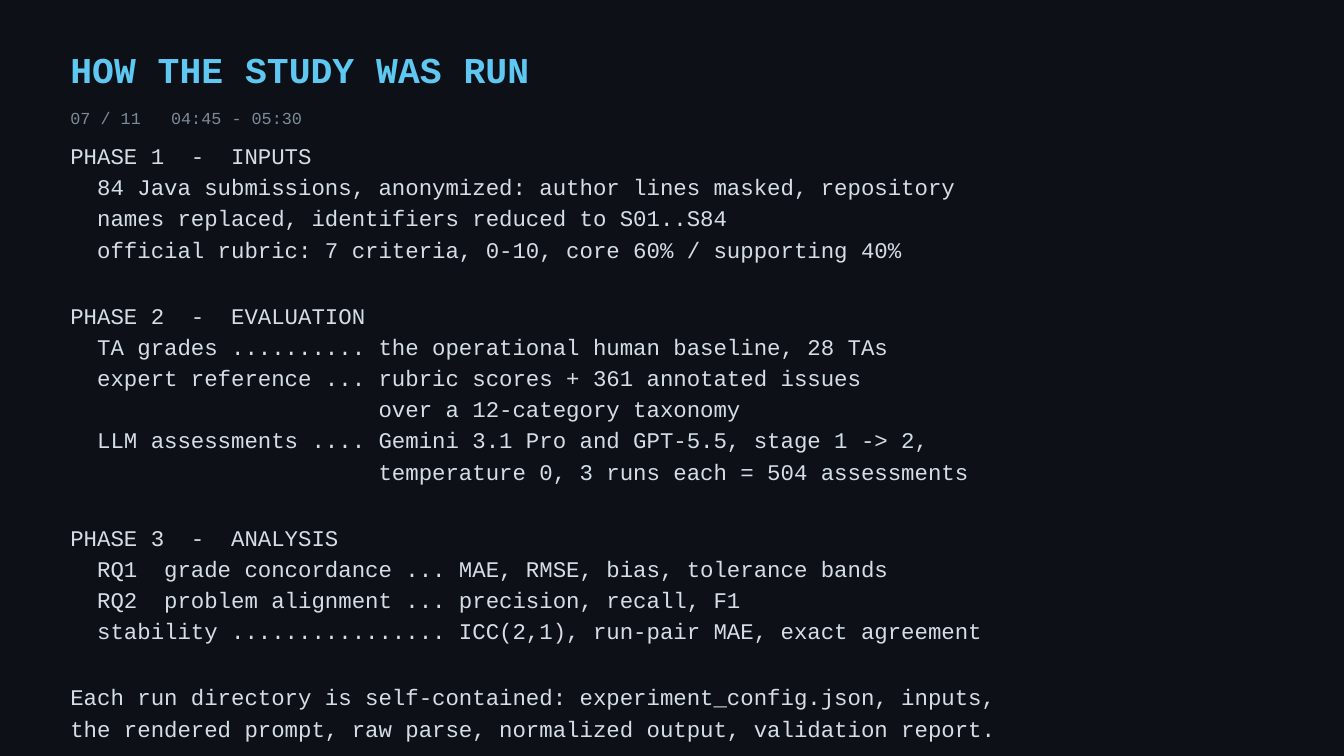
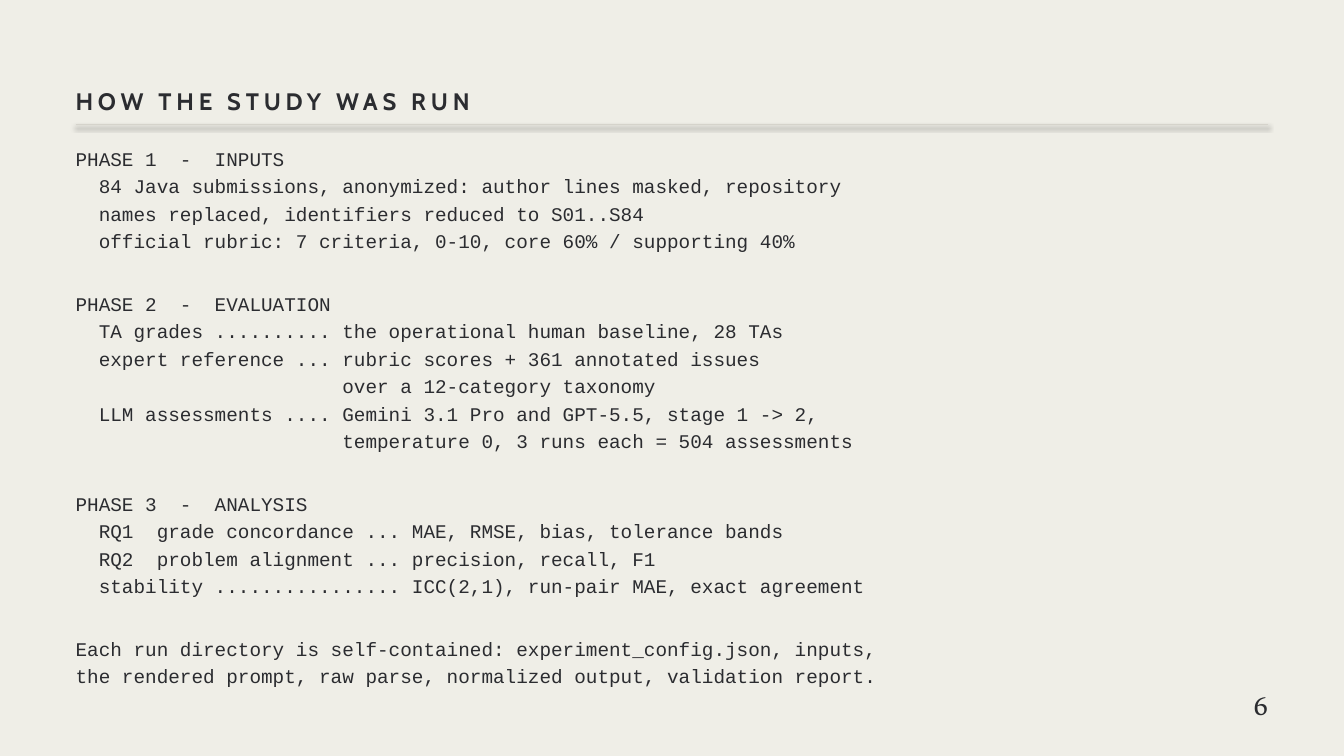
Before and after one commit to elipcs/grading-is-easy-feedback-is-hard, a slide deck: slide 7 of docs/presentation/slides.pptx. Drawn at 1344x756 pixels with LibreOffice and Linux fonts; fonts in the diff are those of the drawing. Boxes give left, top, right and bottom in pixels: in the first picture for what was removed or moved away, otherwise in the second. Text is boxed around its words. In the diff, an @@ line names an element or a change of style, - is before the commit and + after.

```diff
--- a/docs/presentation/slides.pptx
+++ b/docs/presentation/slides.pptx
@@ background #0D1117 to #EFEEE7 @@
@@ text "HOW THE STUDY WAS RUN": place and size @@
-text "HOW THE STUDY WAS RUN" at (70,58,530,84)
+text "HOW THE STUDY WAS RUN" at (76,93,469,111)
@@ text "HOW THE STUDY WAS RUN" at (76,93,469,111): size 26 to 17 pt, font Courier New to Cabin, text colour #5EC8F2 to #2B2C30, letter spacing 0 to 3.4 pt; vertical alignment top to bottom @@
@@ text removed at (70,113,302,124) @@
-07 / 11 04:45 - 05:30
@@ text "PHASE 1 - INPUTS" at (76,153,876,660): size 16 to 13.8 pt, text colour #D5DDE5 to #2B2C30; line spacing 1.16 to 1.18 @@
@@ line added from (76, 125) to (1268, 125), #D5D3CB 0.75 pt @@
@@ text added at (1254,697,1268,716), 20 pt, text #2B2C30 @@
+6
```
Also in this commit, not shown: 10 other slides changed, 2 other files.
